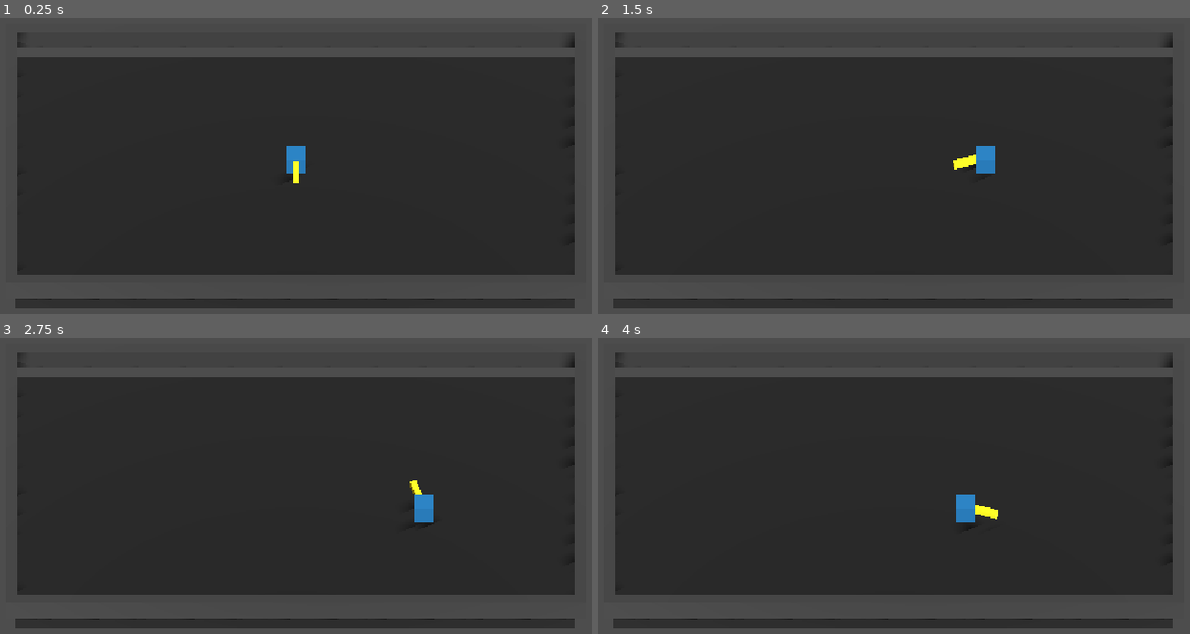
Above: before the commit, frames 1-4 (two rows, left to right).
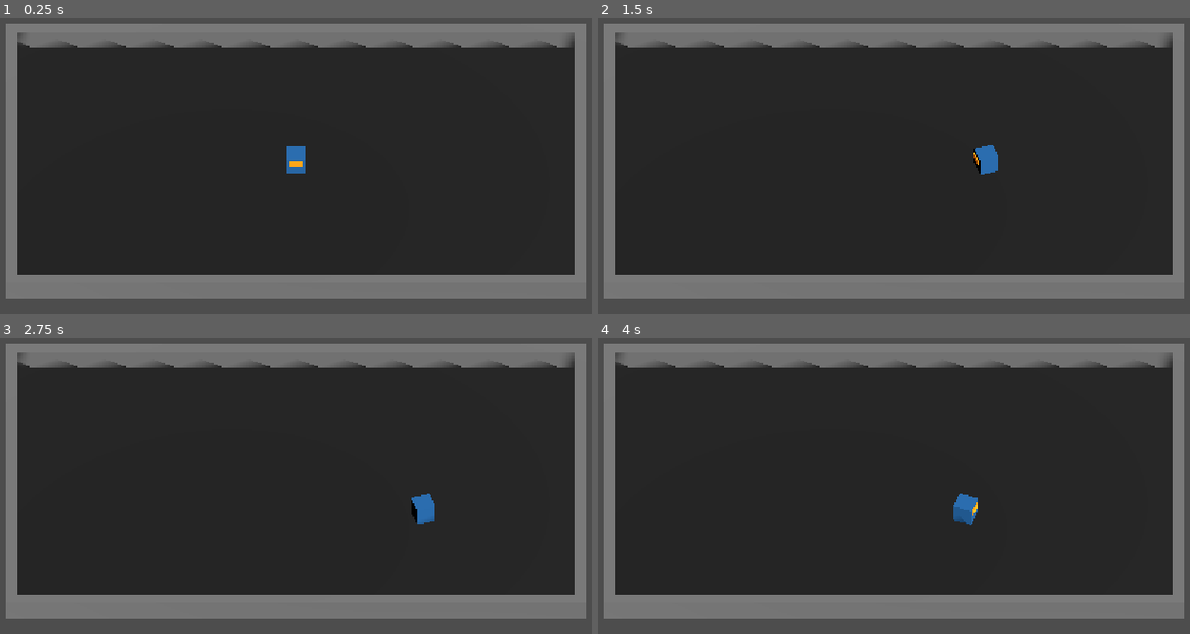
Above: after the commit, the same moments.

Repository: zwordup-sudo/BotArena
Game: Godot game, scene res://scenes/main_3d.tscn
The game is run twice, just before and just after one commit, with the same random seed, the same clock (stepped at 60 frames per second) and the same inputs. The project has no main scene, so this scene is started directly.
Inputs (mouse positions are in pixels of both pictures, inside the frame that each line leads up to):
- Up to frame 1 (0.25 s): no input
- Up to frame 2 (1.5 s): tap Enter at 0.5 s; move the mouse to (1059, 148) at 0.52 s; press the mouse at (1059, 148) at 0.53 s; hold D (move_right) 0.53-1.25 s; release the mouse at (1059, 148) at 1.25 s; drag from (740, 189) to (858, 254) at 1.27 s
- Up to frame 3 (2.75 s): tap Space (dash) at 2 s; move the mouse to (372, 394) at 2.02 s; press the mouse at (372, 394) at 2.03 s; hold D (move_right) from 2.03 s (still down)
- Up to frame 4 (4 s): release D (move_right) at 2.75 s; release the mouse at (970, 394) at 2.75 s; drag from (858, 574) to (663, 423) at 2.77 s; tap Enter at 3.5 s; move the mouse to (1124, 554) at 3.52 s; press the mouse at (1124, 554) at 3.53 s; hold A (move_left) from 3.53 s (still down)

The runs differ from the first frame. In frame 1, 24% of the frame differs, in the area x 0-100%, y 1-99%; in frame 2, 25%; in frame 3, 24%; in frame 4, 25%.

Commit message:
feat: complete 3D player movement aim and dash

Diff:
--- a/scenes/main_3d.tscn
+++ b/scenes/main_3d.tscn
@@ -1,21 +1,23 @@
-[gd_scene format=3 uid="uid://dckoaahhsnncf"]
+[gd_scene format=3]
 
-[ext_resource type="Script" uid="uid://dh268o14m0th2" path="res://scripts/player_3d.gd" id="1_player3d"]
+[ext_resource type="Script" path="res://scripts/player_3d.gd" id="1_player3d"]
+
+[sub_resource type="StandardMaterial3D" id="StandardMaterial3D_floor"]
+albedo_color = Color(0.12, 0.12, 0.12, 1)
+roughness = 0.9
 
 [sub_resource type="BoxShape3D" id="BoxShape3D_floor"]
 size = Vector3(26, 0.5, 16)
 
-[sub_resource type="StandardMaterial3D" id="StandardMaterial3D_floor"]
-albedo_color = Color(0.15, 0.15, 0.15, 1)
-
 [sub_resource type="BoxMesh" id="BoxMesh_floor"]
 size = Vector3(26, 0.5, 16)
 
+[sub_resource type="StandardMaterial3D" id="StandardMaterial3D_wall"]
+albedo_color = Color(0.55, 0.55, 0.55, 1)
+roughness = 0.5
+
 [sub_resource type="BoxShape3D" id="BoxShape3D_wall_lr"]
 size = Vector3(0.5, 1, 16)
-
-[sub_resource type="StandardMaterial3D" id="StandardMaterial3D_wall"]
-albedo_color = Color(0.3, 0.3, 0.3, 1)
 
 [sub_resource type="BoxMesh" id="BoxMesh_wall_lr"]
 size = Vector3(0.5, 1, 16)
@@ -26,103 +28,102 @@
 [sub_resource type="BoxMesh" id="BoxMesh_wall_tb"]
 size = Vector3(27, 1, 0.5)
 
+[sub_resource type="StandardMaterial3D" id="StandardMaterial3D_player"]
+albedo_color = Color(0.2, 0.5, 0.8, 1)
+roughness = 0.4
+
 [sub_resource type="BoxShape3D" id="BoxShape3D_player"]
 size = Vector3(1.2, 1.2, 1.2)
-
-[sub_resource type="StandardMaterial3D" id="StandardMaterial3D_player"]
-albedo_color = Color(0.2, 0.6, 0.9, 1)
-roughness = 0.5
 
 [sub_resource type="BoxMesh" id="BoxMesh_player"]
 size = Vector3(0.9, 0.9, 0.9)
 
-[sub_resource type="StandardMaterial3D" id="StandardMaterial3D_indicator"]
-albedo_color = Color(0.95, 0.8, 0.1, 1)
+[sub_resource type="StandardMaterial3D" id="StandardMaterial3D_visor"]
+albedo_color = Color(1.0, 0.45, 0.0, 1)
 emission_enabled = true
-emission = Color(0.95, 0.8, 0.1, 1)
-emission_energy_multiplier = 0.5
+emission = Color(1.0, 0.45, 0.0, 1)
+emission_energy_multiplier = 0.6
 
-[sub_resource type="BoxMesh" id="BoxMesh_indicator"]
-size = Vector3(0.3, 0.3, 1.6)
+[sub_resource type="BoxMesh" id="BoxMesh_visor"]
+size = Vector3(0.6, 0.25, 0.1)
 
-[node name="Main3D" type="Node3D" unique_id=1410806980]
+[node name="Main3D" type="Node3D"]
 
-[node name="DirectionalLight3D" type="DirectionalLight3D" parent="." unique_id=1921332616]
+[node name="DirectionalLight3D" type="DirectionalLight3D" parent="."]
 transform = Transform3D(0.866025, -0.353553, 0.353553, 0, 0.707107, 0.707107, -0.5, -0.612372, 0.612372, 0, 10, 0)
 shadow_enabled = true
 
-[node name="Arena3D" type="Node3D" parent="." unique_id=191897197]
+[node name="Arena3D" type="Node3D" parent="."]
 
-[node name="Floor" type="StaticBody3D" parent="Arena3D" unique_id=2050015492]
+[node name="Floor" type="StaticBody3D" parent="Arena3D"]
 transform = Transform3D(1, 0, 0, 0, 1, 0, 0, 0, 1, 0, -0.25, 0)
 
-[node name="CollisionShape3D" type="CollisionShape3D" parent="Arena3D/Floor" unique_id=831248444]
+[node name="CollisionShape3D" type="CollisionShape3D" parent="Arena3D/Floor"]
 shape = SubResource("BoxShape3D_floor")
 
-[node name="MeshInstance3D" type="MeshInstance3D" parent="Arena3D/Floor" unique_id=927648782]
-transform = Transform3D(1, 0, 0, 0, 1, 0, 0, 0, 1, -0.009755611, -0.4098165, 0.2604437)
+[node name="MeshInstance3D" type="MeshInstance3D" parent="Arena3D/Floor"]
 material_override = SubResource("StandardMaterial3D_floor")
 mesh = SubResource("BoxMesh_floor")
 
-[node name="WallLeft" type="StaticBody3D" parent="Arena3D" unique_id=554659268]
+[node name="WallLeft" type="StaticBody3D" parent="Arena3D"]
 transform = Transform3D(1, 0, 0, 0, 1, 0, 0, 0, 1, -13.25, 0.5, 0)
 
-[node name="CollisionShape3D" type="CollisionShape3D" parent="Arena3D/WallLeft" unique_id=67163955]
+[node name="CollisionShape3D" type="CollisionShape3D" parent="Arena3D/WallLeft"]
 shape = SubResource("BoxShape3D_wall_lr")
 
-[node name="MeshInstance3D" type="MeshInstance3D" parent="Arena3D/WallLeft" unique_id=1097124329]
+[node name="MeshInstance3D" type="MeshInstance3D" parent="Arena3D/WallLeft"]
 material_override = SubResource("StandardMaterial3D_wall")
 mesh = SubResource("BoxMesh_wall_lr")
 
-[node name="WallRight" type="StaticBody3D" parent="Arena3D" unique_id=993872383]
+[node name="WallRight" type="StaticBody3D" parent="Arena3D"]
 transform = Transform3D(1, 0, 0, 0, 1, 0, 0, 0, 1, 13.25, 0.5, 0)
 
-[node name="CollisionShape3D" type="CollisionShape3D" parent="Arena3D/WallRight" unique_id=859053012]
+[node name="CollisionShape3D" type="CollisionShape3D" parent="Arena3D/WallRight"]
 shape = SubResource("BoxShape3D_wall_lr")
 
-[node name="MeshInstance3D" type="MeshInstance3D" parent="Arena3D/WallRight" unique_id=404255819]
+[node name="MeshInstance3D" type="MeshInstance3D" parent="Arena3D/WallRight"]
 material_override = SubResource("StandardMaterial3D_wall")
 mesh = SubResource("BoxMesh_wall_lr")
 
-[node name="WallTop" type="StaticBody3D" parent="Arena3D" unique_id=759927326]
+[node name="WallTop" type="StaticBody3D" parent="Arena3D"]
 transform = Transform3D(1, 0, 0, 0, 1, 0, 0, 0, 1, 0, 0.5, -8.25)
 
-[node name="CollisionShape3D" type="CollisionShape3D" parent="Arena3D/WallTop" unique_id=485832525]
+[node name="CollisionShape3D" type="CollisionShape3D" parent="Arena3D/WallTop"]
 shape = SubResource("BoxShape3D_wall_tb")
 
-[node name="MeshInstance3D" type="MeshInstance3D" parent="Arena3D/WallTop" unique_id=1827140662]
+[node name="MeshInstance3D" type="MeshInstance3D" parent="Arena3D/WallTop"]
 material_override = SubResource("StandardMaterial3D_wall")
 mesh = SubResource("BoxMesh_wall_tb")
 
-[node name="WallBottom" type="StaticBody3D" parent="Arena3D" unique_id=725140165]
+[node name="WallBottom" type="StaticBody3D" parent="Arena3D"]
 transform = Transform3D(1, 0, 0, 0, 1, 0, 0, 0, 1, 0, 0.5, 8.25)
 
-[node name="CollisionShape3D" type="CollisionShape3D" parent="Arena3D/WallBottom" unique_id=1388977545]
+[node name="CollisionShape3D" type="CollisionShape3D" parent="Arena3D/WallBottom"]
 shape = SubResource("BoxShape3D_wall_tb")
 
-[node name="MeshInstance3D" type="MeshInstance3D" parent="Arena3D/WallBottom" unique_id=402069789]
+[node name="MeshInstance3D" type="MeshInstance3D" parent="Arena3D/WallBottom"]
 material_override = SubResource("StandardMaterial3D_wall")
 mesh = SubResource("BoxMesh_wall_tb")
 
-[node name="Player3D" type="CharacterBody3D" parent="Arena3D" unique_id=1315442002]
+[node name="Player3D" type="CharacterBody3D" parent="Arena3D"]
 transform = Transform3D(1, 0, 0, 0, 1, 0, 0, 0, 1, 0, 0.6, 0)
 script = ExtResource("1_player3d")
 
-[node name="CollisionShape3D" type="CollisionShape3D" parent="Arena3D/Player3D" unique_id=1554578632]
+[node name="CollisionShape3D" type="CollisionShape3D" parent="Arena3D/Player3D"]
 shape = SubResource("BoxShape3D_player")
 
-[node name="BodyMesh" type="MeshInstance3D" parent="Arena3D/Player3D" unique_id=1232311941]
+[node name="AimPivot" type="Node3D" parent="Arena3D/Player3D"]
+
+[node name="BodyMesh" type="MeshInstance3D" parent="Arena3D/Player3D/AimPivot"]
 material_override = SubResource("StandardMaterial3D_player")
 mesh = SubResource("BoxMesh_player")
 
-[node name="AimPivot" type="Node3D" parent="Arena3D/Player3D" unique_id=1791169420]
+[node name="AimVisor" type="MeshInstance3D" parent="Arena3D/Player3D/AimPivot"]
+transform = Transform3D(1, 0, 0, 0, 1, 0, 0, 0, 1, 0, 0.2, -0.47)
+material_override = SubResource("StandardMaterial3D_visor")
+mesh = SubResource("BoxMesh_visor")
 
-[node name="AimIndicator" type="MeshInstance3D" parent="Arena3D/Player3D/AimPivot" unique_id=1543716130]
-transform = Transform3D(1, 0, 0, 0, 1, 0, 0, 0, 1, 0, 0.2, -0.8)
-material_override = SubResource("StandardMaterial3D_indicator")
-mesh = SubResource("BoxMesh_indicator")
-
-[node name="Camera3D" type="Camera3D" parent="." unique_id=151119058]
-transform = Transform3D(1, 0, 0, 0, 0.707107, 0.707107, 0, -0.707107, 0.707107, 0, 13, 13)
+[node name="Camera3D" type="Camera3D" parent="."]
+transform = Transform3D(1, 0, 0, 0, 0.707107, 0.707107, 0, -0.707107, 0.707107, 0, 13.0, 13.0)
 projection = 1
 size = 20.0
